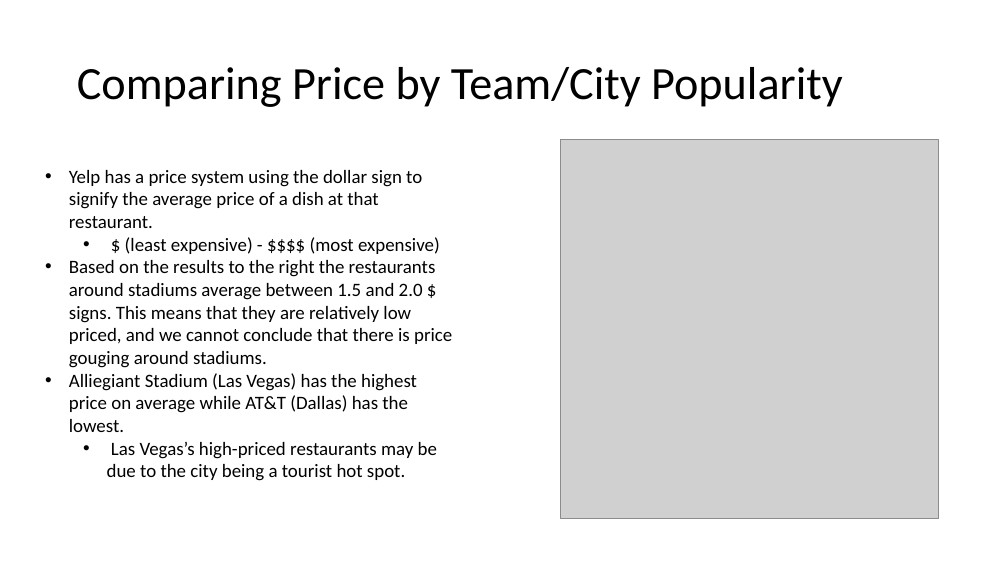
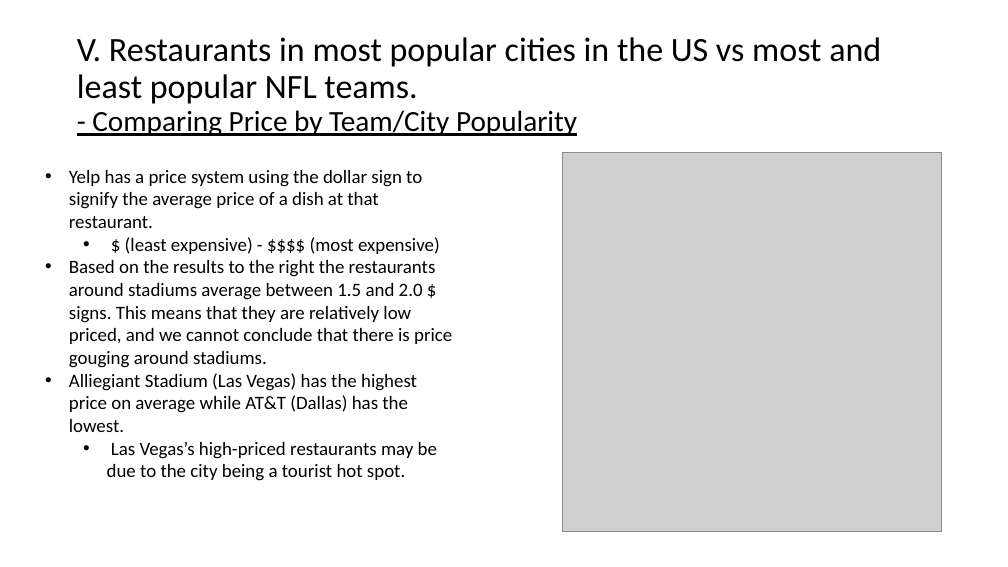
Before and after one commit to jjying89/Yelp-Restaurants-Analysis, a slide deck: slide 18 of Presentation/Team_4-Restaurant_Density_Analysis..pptx (slide 15 before the commit). Drawn at 1008x567 pixels with LibreOffice and Linux fonts; fonts in the diff are those of the drawing; grey boxes stand for pictures. Boxes give left, top, right and bottom in pixels: in the first picture for what was removed or moved away, otherwise in the second. Text is boxed around its words. In the diff, an @@ line names an element or a change of style, - is before the commit and + after.

```diff
--- a/Presentation/Team_4-Restaurant_Density_Analysis..pptx
+++ b/Presentation/Team_4-Restaurant_Density_Analysis..pptx
@@ title at [77, 37, 881, 136]: text changed; size 44 to 32.4 pt @@
-Comparing Price by Team/City Popularity
+V. Restaurants in most popular cities in the US vs most and least popular NFL teams.
+- Comparing Price by Team/City Popularity
@@ picture: place and size @@
-picture at [560, 140, 939, 519]
+picture at [563, 153, 941, 532]
```
Also in this commit, not shown: 9 other slides changed, 4 slides added.
